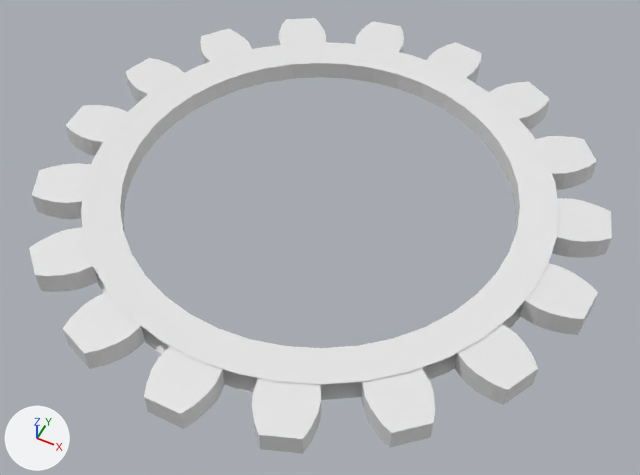
One commit to the Blender file gear_1.blend: the scene before it, then after it.
Before and after are seen from a 50 mm lens placed at (0.325, -0.65, 0.747), pointed at (0.018, -0.036, -0.021). Arrows for +X, +Y and +Z are at lower left; the lights stay in place.

The first picture shows 'Circle', 'Tooth'.
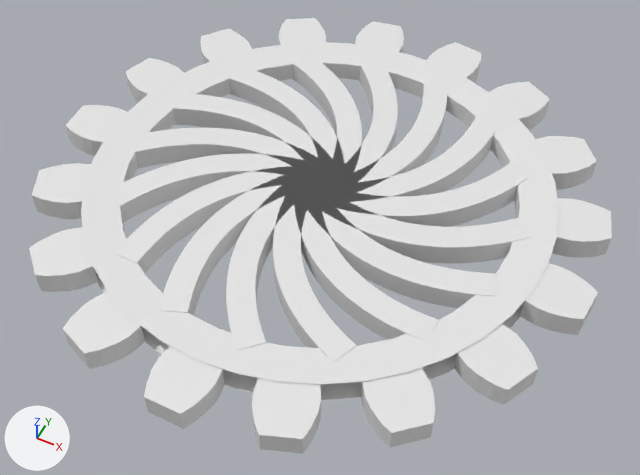
The change, as a diff of the scene's bpy script:
```diff
--- a/gear_1.blend.py
+++ b/gear_1.blend.py
@@ me_mesh @@
+me_mesh.from_pydata(...)  # 1537 vertices, 1504 faces, 1 loose edge; spans x -0.243..0.243, y -0.243..0.243, z 0.0..0.027
@@ ob_nurbspath_001 @@
-ob_nurbspath_001 = bpy.data.objects.new('NurbsPath.001', cu_nurbspath_002)
+ob_nurbspath_001 = bpy.data.objects.new('NurbsPath.001', me_mesh)
 ob_nurbspath_001.location = (0.0, 0.0, 0.0)
```

Boxes [x1, y1, x2, y2] around the edits, measured in the pictures (640 x 475 px):
'NurbsPath.001', now drawn: after [106, 55, 532, 362]
